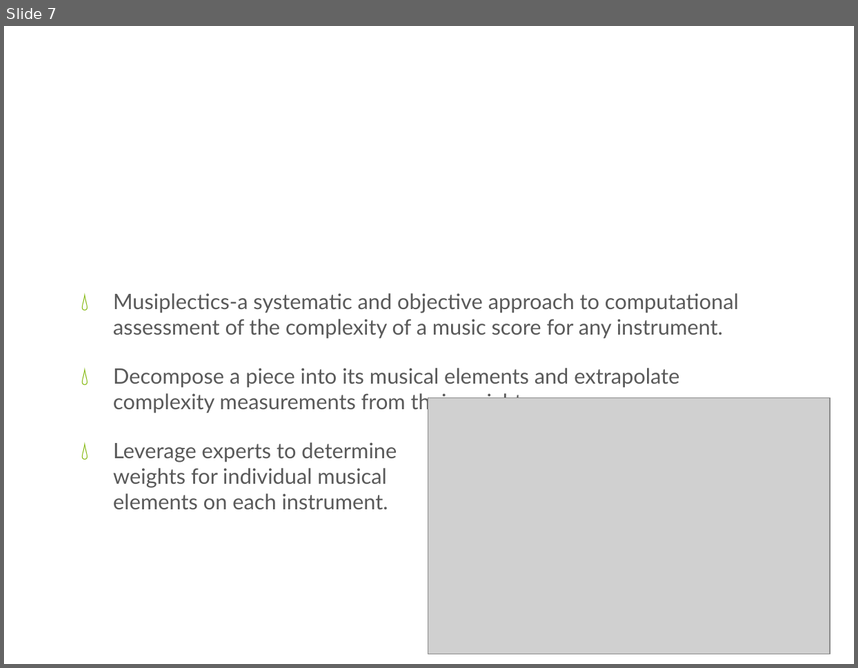
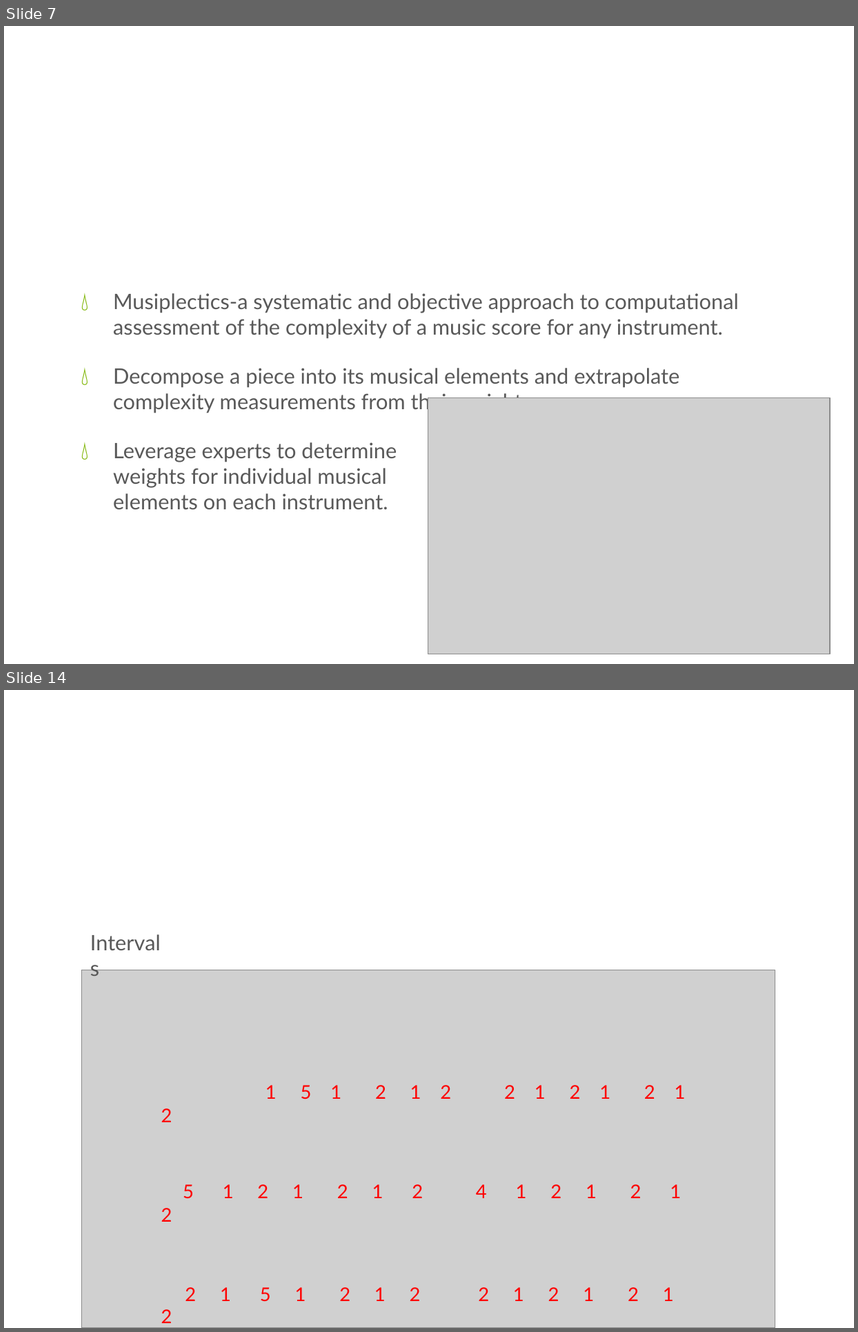
Before and after one commit to xwsxethan/MusicScoring, a slide deck: Documents/Thesis/ThesisDissertation.pptx. Shown one above the other, each under a label of ours: slide 7 before the commit, slides 7 and 14 after it; the slides between them are not shown. The pictures are 858x668 and 858x1332 pixels, drawn with LibreOffice and Linux fonts; fonts in the diff are those of the drawing; grey boxes stand for pictures; background and template pictures are left out. Boxes give left, top, right and bottom in pixels: in the first picture for what was removed or moved away, otherwise in the second. Text is boxed around its words. In the diff, an @@ line names an element or a change of style, - is before the commit and + after.

Commit message:
Adding worked out example and DNA picture to the slides.
Related to xwsxethan/MusicScoring#103

```diff
--- a/Documents/Thesis/ThesisDissertation.pptx
+++ b/Documents/Thesis/ThesisDissertation.pptx
@@ slide 14 added at (4,690,854,1328), background picture (left out) @@
@@ title added at (47,722,811,829), 46 pt, text #FFFFFF @@
+Example
@@ text added at (82,925,179,958), 18 pt, text #595959 @@
+Intervals
@@ picture added at (82,969,775,1328) @@
@@ text added at (161,1085,686,1301), 16 pt, text #FF0000 @@
+1 5 1 2 1 2 2 1 2 1 2 1 2
+5 1 2 1 2 1 2 4 1 2 1 2 1 2
+2 1 5 1 2 1 2 2 1 2 1 2 1 2
```
Also in this commit, not shown: 4 slides changed, 12 other slides added, 6 other files.
